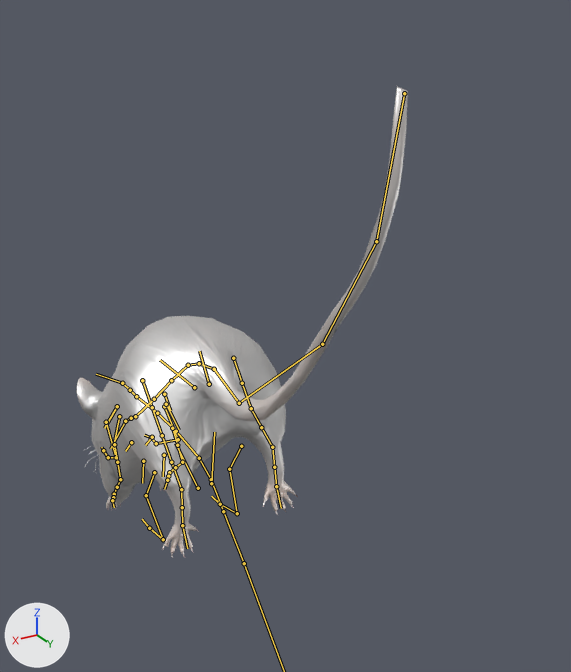
One commit to the Blender file vertex_animation_texture/Data/BlendFiles/mouse.blend: the scene before it, then after it.
One viewpoint serves both versions: a 50 mm lens placed at (0.72, 1.81, 1.38), pointed at (-0.17, 0.33, 0.64). Lighting does not change. The marker at lower left points along +X, +Y and +Z. Both versions are drawn at frame 0 of the action 'Flail'; the numbers are the values there. The bones that bend it are drawn over the model as lines.

Names of what the first picture shows: 'Mouse'.
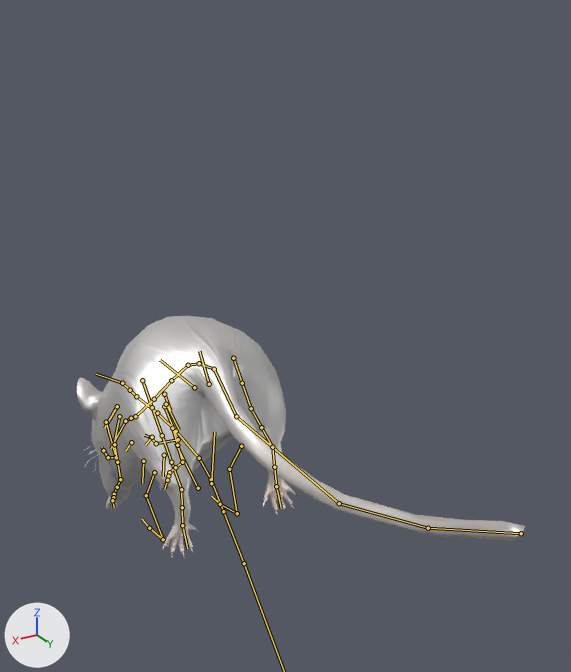
What differs and where, as boxes [x1, y1, x2, y2] in the pictures (571 x 672 px):
'Mouse', posed (35% wider, 49% shorter): before [76, 87, 408, 558]; after [76, 316, 525, 558]

What the commit changed:
Bone 'spine.003' (bone_spine_003) turns from (0, 1, -3) to (-18, 0, -3) degrees about its own x, y and z.
